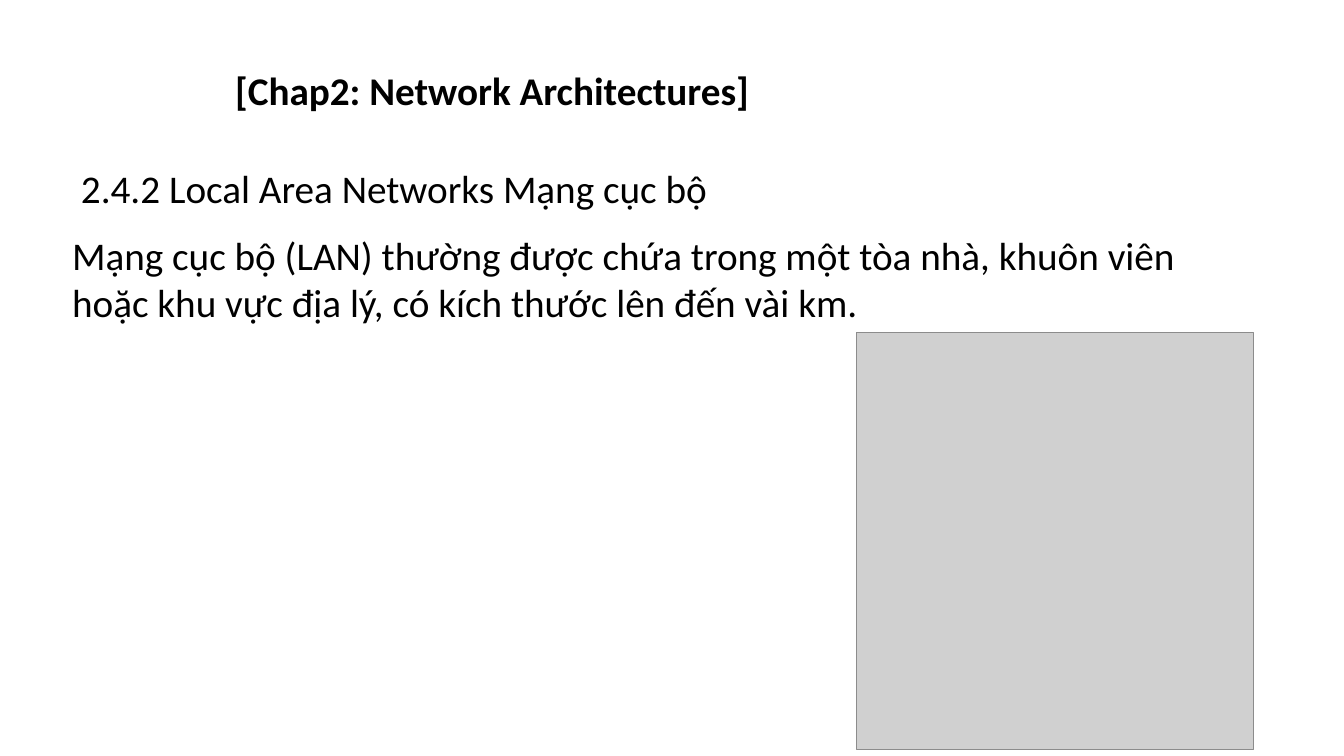
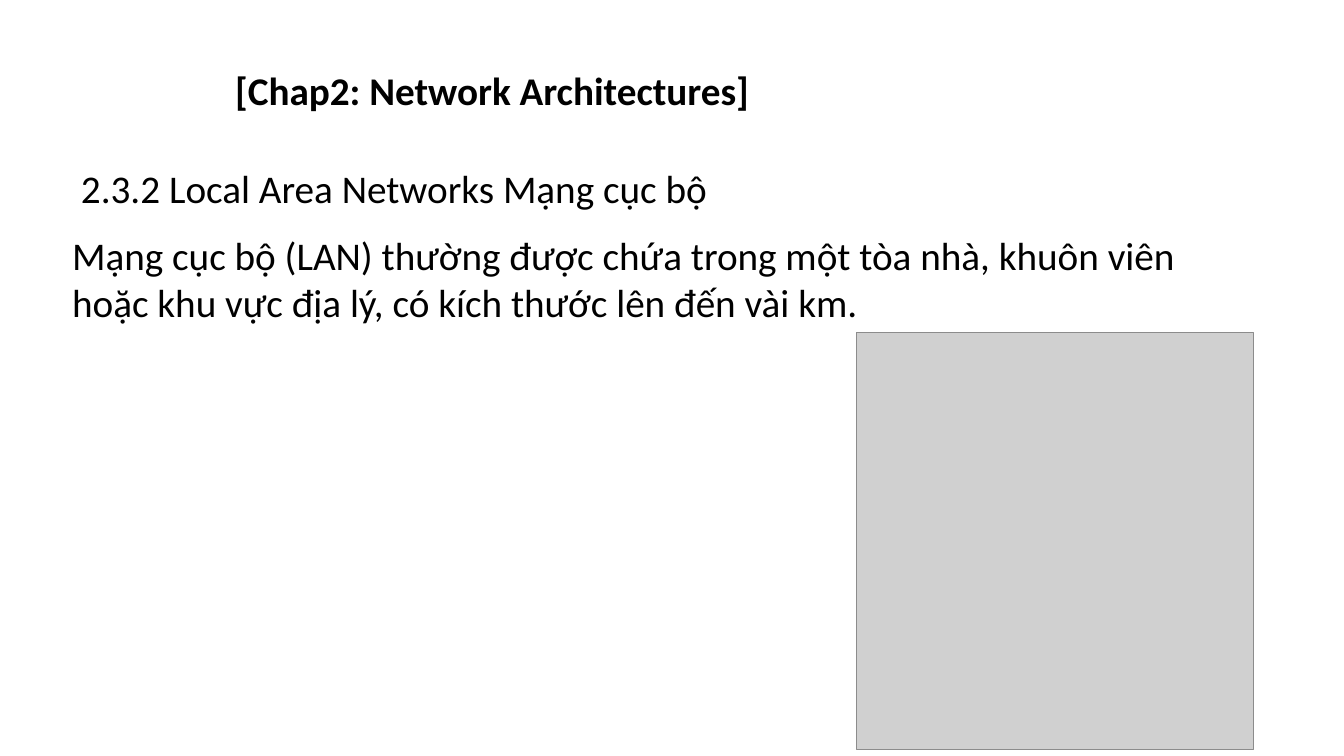
Before and after one commit to quang-vn26/Advanced-Network-Programming-Tieng-Viet-, a slide deck: slide 14 of pp1.pptx. Drawn at 1344x756 pixels with LibreOffice and Linux fonts; fonts in the diff are those of the drawing; grey boxes stand for pictures; background and template pictures are left out. Boxes give left, top, right and bottom in pixels: in the first picture for what was removed or moved away, otherwise in the second. Text is boxed around its words. In the diff, an @@ line names an element or a change of style, - is before the commit and + after.

```diff
--- a/pp1.pptx
+++ b/pp1.pptx
@@ text at (81, 175, 707, 210): text changed @@
-2.4.2 Local Area Networks Mạng cục bộ
+2.3.2 Local Area Networks Mạng cục bộ
```
Also in this commit, not shown: 15 other slides changed, 11 slides added, 2 slides removed.
